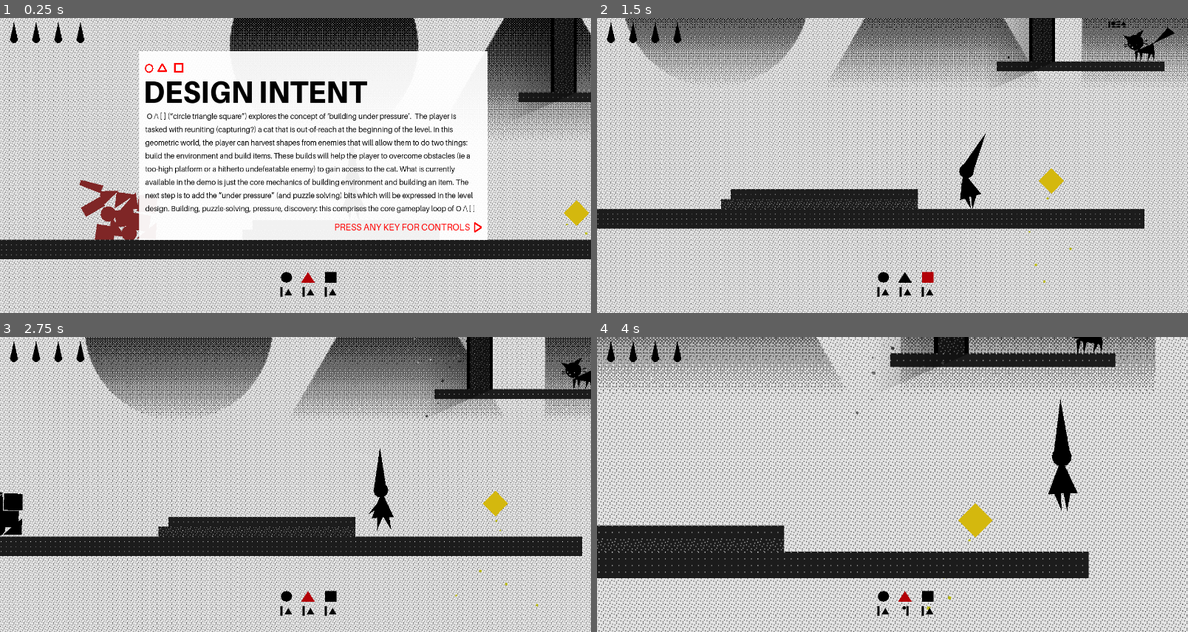
Above: before the commit, frames 1-4 (two rows, left to right).
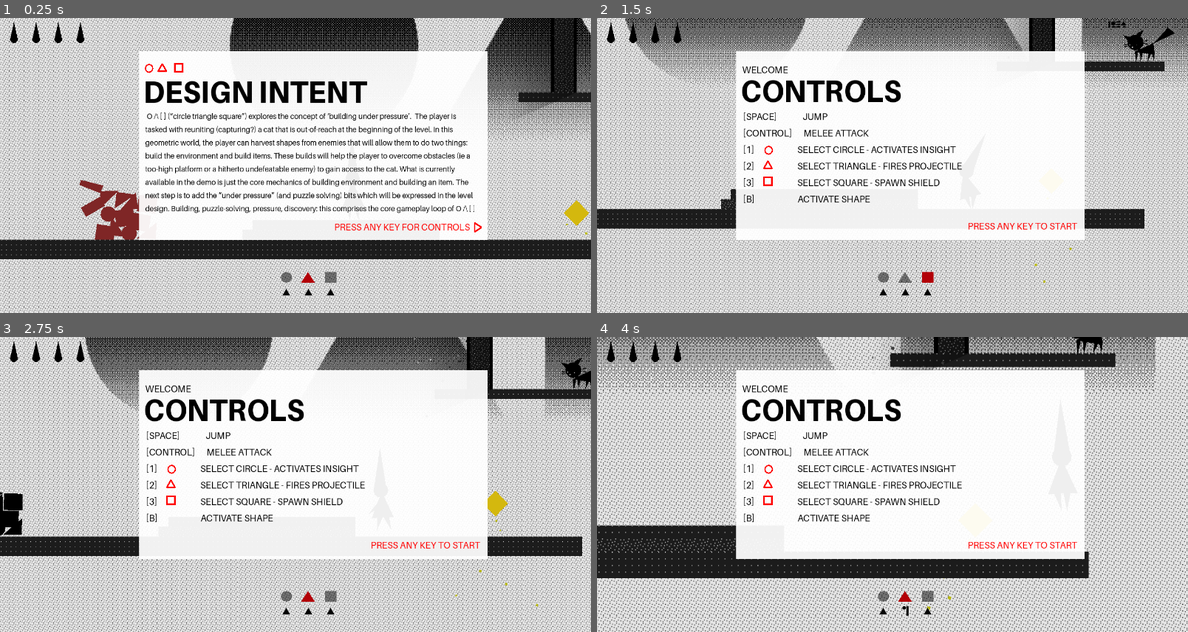
Above: after the commit, the same moments.

Repository: sciamop/circle-triangle-square
Game: Godot game, scene res://Scenes/game.tscn
Two runs of this game, one before a commit and one after it. Both use one fixed random seed, a clock stepped at 60 frames per second and the inputs below. Video files are missing from this copy of the repository; at most half a second of black plays in their place.
Inputs:
- Up to frame 1 (0.25 s): no input
- Up to frame 2 (1.5 s): tap Enter at 0.5, 1.25 s; hold Right (move_right) 0.53-1.28 s; hold 1 (activate_circle) 0.53-1.28 s; tap Space (jump) at 0.77 s; hold Left (move_left) from 1.28 s (still down); tap 3 (activate_square) at 1.35 s
- Up to frame 3 (2.75 s): tap Space (jump) at 1.52 s; tap Enter at 2 s; release Left (move_left) at 2.03 s; hold Right (move_right) from 2.03 s (still down); hold 2 (activate_triangle) from 2.03 s (still down)
- Up to frame 4 (4 s): tap Enter at 2.75, 3.5 s; release 2 (activate_triangle) at 2.78 s; tap B (attack_ranged) at 2.85 s; tap Space (jump) at 3.02, 3.77 s; release Right (move_right) at 3.53 s; hold Left (move_left) from 3.53 s (still down); tap Ctrl (slash) at 3.6 s

The runs differ from the first frame. In frame 1, 0.2% of the frame differs, in the area x 47-57%, y 86-95%; in frame 2, 37%; in frame 3, 37%, in the area x 23-83%, y 11-95%; in frame 4, 37%.

Commit message:
oob stuff

Diff:
--- a/Scenes/game.tscn
+++ b/Scenes/game.tscn
@@ -538,8 +538,6 @@
 tile_set = SubResource("TileSet_0q5gb")
 navigation_enabled = false
 
-[node name="UI" parent="." instance=ExtResource("6_1l0tm")]
-
 [node name="Player" parent="." instance=ExtResource("2_a8p0r")]
 position = Vector2(90, -226)
 collision_mask = 7
@@ -561,6 +559,8 @@
 limit_smoothed = true
 position_smoothing_enabled = true
 
+[node name="UI" parent="." instance=ExtResource("6_1l0tm")]
+
 [node name="Killzone" parent="." instance=ExtResource("4_3dryh")]
 position = Vector2(84, 125)
 collision_mask = 3
@@ -575,6 +575,7 @@
 ignore_time_scale = true
 
 [node name="enemy" parent="." groups=["enemy"] instance=ExtResource("3_wrm1d")]
+process_mode = 1
 position = Vector2(-260, -82)
 scale = Vector2(0.947398, 0.947398)
 knockback_force = 666.0
--- a/Scenes/life_indicator.gd
+++ b/Scenes/life_indicator.gd
@@ -15,9 +15,20 @@
 func _ready() -> void:
 	var callable = Callable(self, "updateHealth")
 	player.connect("health_changed", callable)
+
+
+
 	circleIcon3 = life_v_box_container_3.find_children("*","Polygon2D")
 	circleIcon2 = life_v_box_container_2.find_children("*","Polygon2D")
 	circleIcon1 = life_v_box_container_1.find_children("*","Polygon2D")
+
+func pause_action(pause:bool) -> void:
+	if pause:
+		SceneTree.paused = true
+	else:
+
+		SceneTree.paused = false
+	pass
 
 func updateHealth(current_health:int) -> void:
 	if (current_health == 30):
--- a/Scripts/UI.gd
+++ b/Scripts/UI.gd
@@ -1,22 +1,50 @@
 extends CanvasLayer
 
-
+@onready var player: Player = $"/root/Game/Player"
 @onready var oob_dialogue = $CanvasLayer/Control/OOB
 @onready var designintent_dialogue: ColorRect = $CanvasLayer/Control/DESIGNINTENT
+@onready var enemy_oob: ColorRect = $CanvasLayer/Control/ENEMY_OOB
+@onready var tri_oob: ColorRect = $CanvasLayer/Control/TRI_OOB
+@onready var cir_oob: ColorRect = $CanvasLayer/Control/CIR_OOB
+@onready var shapes_oob: ColorRect = $CanvasLayer/Control/SHAPES_OOB
+@onready var enemy: Enemy = $"/root/Game/enemy"
+
 var key_presses: int = 0
+var dialog_state: String = "none"
+var any_dialogues_visible: bool = false
+
+signal dialog_visible(visible: bool)
 
 func _ready() -> void:
 	# Only show the dialogue if this is the first start
+	var _show_enemy_onboarding = Callable(self, "show_enemy_onboarding")
+	player.connect("health_changed", _show_enemy_onboarding)
+
+	var _show_shapes_onboarding = Callable(self, "show_shapes_onboarding")
+	enemy.connect("on_death", _show_shapes_onboarding)
+
 	if not Global.has_seen_onboarding:
-		oob_dialogue.hide()
-		slide_dialog(null, designintent_dialogue)
+		dialog_state = "intent"
 	else:
-		hide_all_oob()
+		dialog_state = "none"
+
+	get_state()
 
 func hide_all_oob() -> void:
 	var all_oob = get_tree().get_nodes_in_group("OOB")
 	for oob in all_oob:
 		oob.hide()
+
+func show_enemy_onboarding(health: int) -> void:
+	if !Global.has_seen_enemy_onboarding:
+		dialog_state = "enemy"
+		get_state()
+
+func show_shapes_onboarding() -> void:
+	if !Global.has_seen_shapes_onboarding:
+		dialog_state = "shapes"
+		get_state()
+
 
 func slide_dialog( out_dialog: ColorRect, in_dialog: ColorRect) -> void:
 
@@ -39,17 +67,56 @@
 		await in_tween.finished
 
 
+func get_state() -> void:
+	match dialog_state:
+			"intent":
+				slide_dialog(null, designintent_dialogue)
+				dialog_state = "controls"
+				get_viewport().set_input_as_handled()
+				emit_signal("dialog_visible", true)
+				any_dialogues_visible = true
+			"controls":
+				slide_dialog(designintent_dialogue, oob_dialogue)
+				get_viewport().set_input_as_handled()
+				Global.has_seen_onboarding = true
+				dialog_state = "none"
+				any_dialogues_visible = true
+			"enemy":
+				slide_dialog(null, enemy_oob)
+				get_viewport().set_input_as_handled()
+				emit_signal("dialog_visible", true)
+				Global.has_seen_enemy_onboarding = true
+				dialog_state = "none"
+				any_dialogues_visible = true
+			"shapes":
+				slide_dialog(null, shapes_oob)
+				get_viewport().set_input_as_handled()
+				emit_signal("dialog_visible", true)
+				dialog_state = "circles"
+				any_dialogues_visible = true
+			"circles":
+				slide_dialog(shapes_oob, cir_oob)
+				get_viewport().set_input_as_handled()
+				emit_signal("dialog_visible", true)
+				dialog_state = "triangles"
+				any_dialogues_visible = true
+			"triangles":
+				slide_dialog(cir_oob, tri_oob)
+				get_viewport().set_input_as_handled()
+				emit_signal("dialog_visible", true)
+				Global.has_seen_shapes_onboarding = true
+				dialog_state = "none"
+				any_dialogues_visible = true
+			"squares":
+				pass
+			"none":
+				var visible_oob = get_tree().get_nodes_in_group("OOB")
+				for oob in visible_oob:
+					if oob.visible:
+						slide_dialog(oob, null)
+				emit_signal("dialog_visible", false)
+				any_dialogues_visible = false
 
 func _input(event: InputEvent) -> void:
-
-	if event is InputEventKey and event.pressed:
-		if (key_presses > 0):
-			slide_dialog(oob_dialogue, null)
-			designintent_dialogue.hide()
-			get_viewport().set_input_as_handled()
-			 #and oob_dialogue.visible
-		if (key_presses == 0):
-			slide_dialog(designintent_dialogue, oob_dialogue)
-			key_presses = 1
-			get_viewport().set_input_as_handled()
-			Global.has_seen_onboarding = true
+	if event is InputEventKey and event.pressed and any_dialogues_visible:
+		get_state()
--- a/Scripts/enemy_controller.gd
+++ b/Scripts/enemy_controller.gd
@@ -67,6 +67,7 @@
 @onready var audio_player: AudioStreamPlayer2D = $AudioPlayer
 @onready var attack_area: Area2D = $AttackArea
 @onready var player: Player = $"../Player"
+@onready var ui: CanvasLayer = $"../UI"
 
 # Resources
 @export var circle_pickup: PackedScene
@@ -91,7 +92,7 @@
 var was_on_floor: bool = false
 var is_hurting: bool = false
 var original_color: Color = Color.BLACK
-
+var is_dialogue_visible: bool = false
 # Signals
 signal enemy_died()
 signal enemy_respawned()
@@ -109,6 +110,8 @@
 	# Store original color for flash effects
 	original_color = Color.BLACK
 
+
+
 	# Initialize timers
 	if attack_timer:
 		attack_timer.timeout.connect(_on_attack_timer_timeout)
@@ -149,6 +152,12 @@
 			child.color = Color(1, 0.3, 0.3, 1)
 			var tween = create_tween()
 			tween.tween_property(child, "color", original_color, 0.5)
+
+	var is_dialogue = Callable(self, "set_dialog_invinciblity")
+	ui.connect("dialog_visible", is_dialogue)
+
+func set_dialog_invinciblity(dialogue_visible:bool) -> void:
+	is_dialogue_visible = dialogue_visible
 
 func _physics_process(delta: float) -> void:
 	# Skip if dead
@@ -638,16 +647,16 @@
 		take_damage(damage, knockback_dir)
 
 func _on_hitbox_body_entered(body: Node2D) -> void:
-	# Check if hit player
-	var player_dir = player.facing_direction
+
+	var knockback_dir = (body.global_position - global_position).normalized()
 	if body.is_in_group("player"):
 		print("contact with player")
+		print(is_dialogue_visible)
 		# Deal contact damage to player
-		if body.has_method("take_damage"):
-			var knockback_dir = (body.global_position - global_position).normalized()
+		if body.has_method("take_damage") and !is_dialogue_visible:
 			body.take_damage(contact_damage, knockback_dir)
-	if body.get_meta("shape_type") and body.get_meta("shape_type") == "triangle":
-		var knockback_dir = Vector2(player_dir, -0.5).normalized()
+
+	if body.has_meta("shape_type") and body.get_meta("shape_type") == "triangle":
 		take_damage(10, knockback_dir)
 
 func _on_attack_timer_timeout() -> void:
--- a/Scripts/global.gd
+++ b/Scripts/global.gd
@@ -1,7 +1,6 @@
 extends Node
 
 var has_seen_onboarding: bool = false
-var has_seen_triangle_onboarding: bool = false
-var has_seen_circle_onboarding: bool = false
-var has_seen_square_onboarding: bool = false
+var has_seen_shapes_onboarding: bool = false
 var has_seen_blueprint_onboarding: bool = false
+var has_seen_enemy_onboarding: bool = false
--- a/Scripts/player_controller.gd
+++ b/Scripts/player_controller.gd
@@ -128,6 +128,7 @@
 @onready var audio_player: AudioStreamPlayer2D = $AudioPlayer
 @onready var collision_shape_2d: CollisionShape2D = $CollisionShape2D
 @onready var game_manager: Node2D = $"/root/Game"
+@onready var ui: CanvasLayer = $"../UI"
 
 # Resources
 @export var projectile_scene: PackedScene
@@ -229,6 +230,9 @@
 	emit_signal("on_pickup", "triangle", triangle_pieces)
 	emit_signal("on_pickup", "square", square_pieces)
 
+	var is_dialogue = Callable(self, "set_dialog_invinciblity")
+	ui.connect("dialog_visible", is_dialogue)
+
 	# Add player to the player group
 	add_to_group("player")
 
@@ -277,6 +281,15 @@
 	for item in get_tree().get_nodes_in_group("insight_item"):
 		item.visible = false
 		set_static_body_collision(item, false)
+
+func set_dialog_invinciblity(is_dialogue_visible:bool) -> void:
+	print("dialogue visible: " + str(is_dialogue_visible))
+	if is_dialogue_visible:
+		is_post_knockback_invincible = true
+	else:
+		# post_knockback_invincibility_timer = 0.75
+		post_knockback_invincibility_timer = 2.0
+	print("is_post_knockback_invincible: " + str(is_post_knockback_invincible))
 
 func _physics_process(delta: float) -> void:
 	# Skip all physics if player is disabled
@@ -1068,6 +1081,7 @@
 	if is_being_knocked_back or is_post_knockback_invincible:  # Don't apply new knockback during knockback or post-knockback invincibility
 		return
 
+
 	is_being_knocked_back = true
 	knockback_direction = direction
 	knockback_timer = knockback_duration
